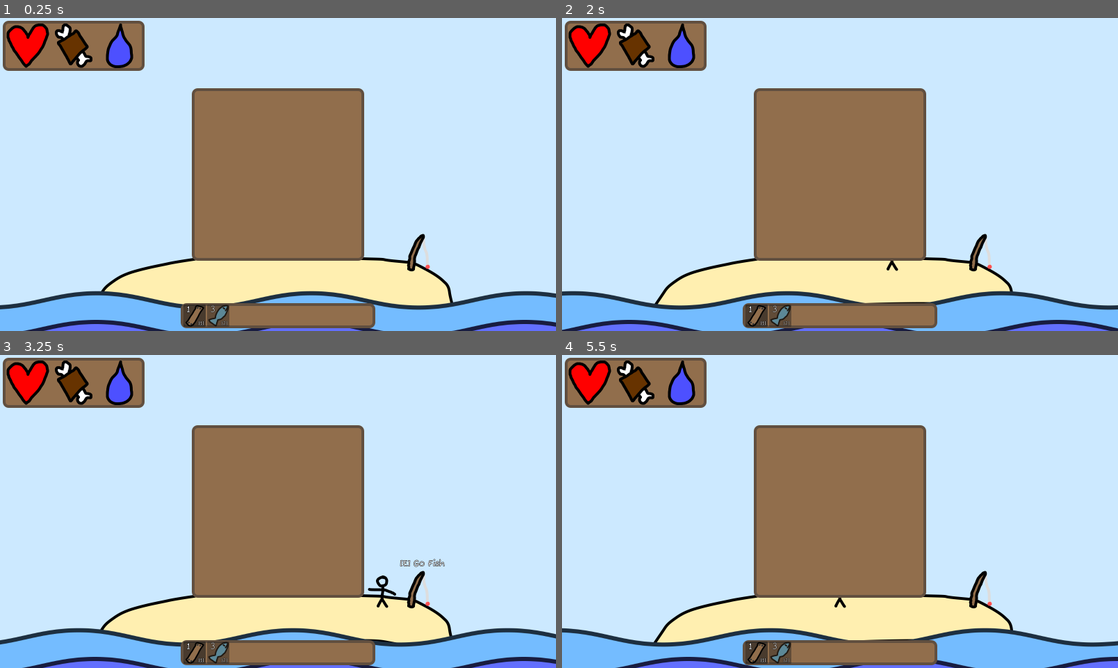
Above: before the commit, frames 1-4 (two rows, left to right).
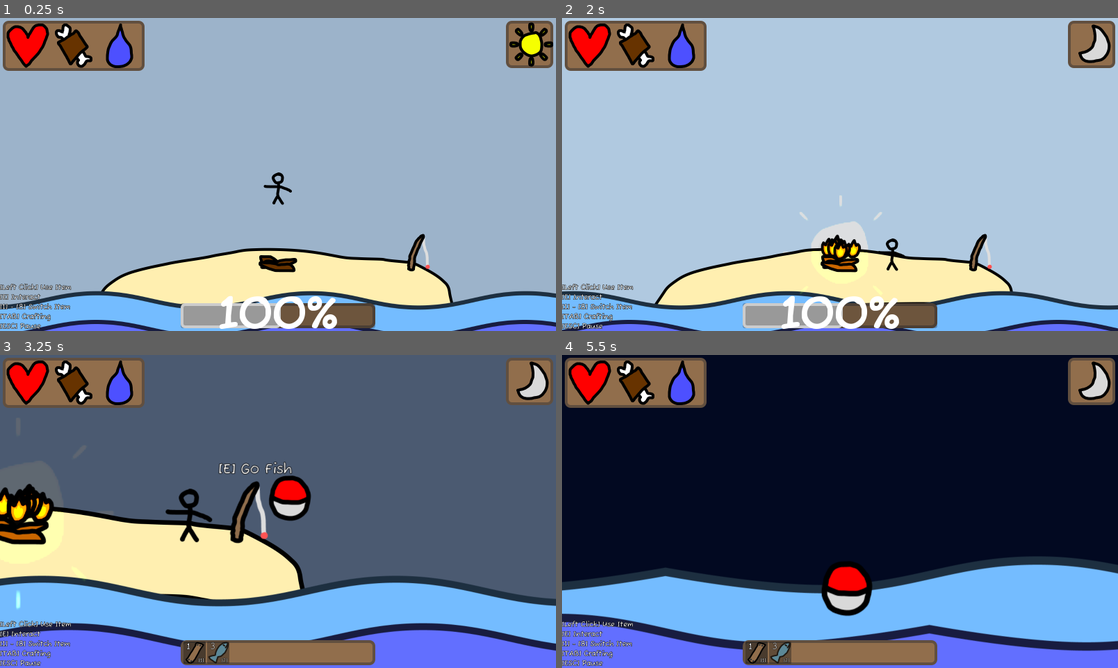
Above: after the commit, the same moments.

Repository: ToasterPanic/stranded
Game: Godot game, scene res://scenes/game.tscn
The game is run twice, just before and just after one commit, with the same random seed, the same clock (stepped at 60 frames per second) and the same inputs.
Inputs (mouse positions are in pixels of both pictures, inside the frame that each line leads up to):
- Up to frame 1 (0.25 s): no input
- Up to frame 2 (2 s): tap Enter at 0.5 s; move the mouse to (962, 158) at 0.52 s; hold D (move_right) 0.53-1.28 s; tap E (interact) at 0.6, 1.35 s; move the mouse to (728, 190) at 1.27 s; hold S (move_down, bound only after the commit) from 1.28 s (still down)
- Up to frame 3 (3.25 s): move the mouse to (333, 442) at 2.02 s; release S (move_down, bound only after the commit) at 2.03 s; hold D (move_right) 2.03-2.78 s; tap Alt at 2.1 s; tap E (interact) at 2.3, 3.05 s; move the mouse to (250, 574) at 2.77 s; hold W (move_up, bound only after the commit) from 2.78 s (still down); tap Shift at 2.85 s
- Up to frame 4 (5.5 s): move the mouse to (1006, 558) at 3.52 s; release W (move_up, bound only after the commit) at 3.53 s; hold A (move_left) 3.53-5.03 s; tap E (interact) at 3.6, 4.35, 5.3 s; move the mouse to (673, 464) at 4.27 s; move the mouse to (867, 511) at 5.02 s; hold S (move_down, bound only after the commit) from 5.03 s (still down); tap Alt at 5.1 s

The runs differ from the first frame. In frame 1, 81% of the frame differs, in the area x 0-100%, y 0-100%; in frame 2, 82%; in frame 3, 92%; in frame 4, 92%.

Commit message:
Fishing, daylight cycle, yadda yadda

Diff:
--- a/project.godot
+++ b/project.godot
@@ -37,26 +37,31 @@
 move_left={
 "deadzone": 0.2,
 "events": [Object(InputEventKey,"resource_local_to_scene":false,"resource_name":"","device":-1,"window_id":0,"alt_press …(191 unchanged characters)…
+, Object(InputEventJoypadButton,"resource_local_to_scene":false,"resource_name":"","device":-1,"button_index":7,"pressure":0.0,"pressed":false,"script":null)
 ]
 }
 move_right={
 "deadzone": 0.2,
 "events": [Object(InputEventKey,"resource_local_to_scene":false,"resource_name":"","device":-1,"window_id":0,"alt_press …(192 unchanged characters)…
+, Object(InputEventJoypadMotion,"resource_local_to_scene":false,"resource_name":"","device":-1,"axis":0,"axis_value":1.0,"script":null)
 ]
 }
 inventory={
 "deadzone": 0.2,
 "events": [Object(InputEventKey,"resource_local_to_scene":false,"resource_name":"","device":-1,"window_id":0,"alt_press …(195 unchanged characters)…
+, Object(InputEventJoypadButton,"resource_local_to_scene":false,"resource_name":"","device":-1,"button_index":4,"pressure":0.0,"pressed":false,"script":null)
 ]
 }
 pause={
 "deadzone": 0.2,
 "events": [Object(InputEventKey,"resource_local_to_scene":false,"resource_name":"","device":-1,"window_id":0,"alt_press …(195 unchanged characters)…
+, Object(InputEventJoypadButton,"resource_local_to_scene":false,"resource_name":"","device":-1,"button_index":6,"pressure":0.0,"pressed":false,"script":null)
 ]
 }
 interact={
 "deadzone": 0.2,
 "events": [Object(InputEventKey,"resource_local_to_scene":false,"resource_name":"","device":-1,"window_id":0,"alt_press …(192 unchanged characters)…
+, Object(InputEventJoypadButton,"resource_local_to_scene":false,"resource_name":"","device":-1,"button_index":2,"pressure":0.0,"pressed":false,"script":null)
 ]
 }
 hotbar_item_0={
@@ -99,6 +104,22 @@
 "events": [Object(InputEventKey,"resource_local_to_scene":false,"resource_name":"","device":-1,"window_id":0,"alt_press …(191 unchanged characters)…
 ]
 }
+use_current_item={
+"deadzone": 0.2,
+"events": [Object(InputEventMouseButton,"resource_local_to_scene":false,"resource_name":"","device":-1,"window_id":0,"alt_pressed":false,"shift_pressed":false,"ctrl_pressed":false,"meta_pressed":false,"button_mask":1,"position":Vector2(588, 28),"global_position":Vector2(597, 76),"factor":1.0,"button_index":1,"canceled":false,"pressed":true,"double_click":false,"script":null)
+, Object(InputEventJoypadButton,"resource_local_to_scene":false,"resource_name":"","device":-1,"button_index":0,"pressure":0.0,"pressed":false,"script":null)
+]
+}
+move_down={
+"deadzone": 0.2,
+"events": [Object(InputEventKey,"resource_local_to_scene":false,"resource_name":"","device":-1,"window_id":0,"alt_pressed":false,"shift_pressed":false,"ctrl_pressed":false,"meta_pressed":false,"pressed":false,"keycode":0,"physical_keycode":83,"key_label":0,"unicode":115,"location":0,"echo":false,"script":null)
+]
+}
+move_up={
+"deadzone": 0.2,
+"events": [Object(InputEventKey,"resource_local_to_scene":false,"resource_name":"","device":-1,"window_id":0,"alt_pressed":false,"shift_pressed":false,"ctrl_pressed":false,"meta_pressed":false,"pressed":false,"keycode":0,"physical_keycode":87,"key_label":0,"unicode":119,"location":0,"echo":false,"script":null)
+]
+}
 
 [rendering]
 
--- a/scenes/game.tscn
+++ b/scenes/game.tscn
@@ -7,11 +7,20 @@
 [ext_resource type="Script" uid="uid://bc05s084dh0f3" path="res://scripts/player.gd" id="4_iywne"]
 [ext_resource type="Texture2D" uid="uid://b0dv6p8ls1da3" path="res://textures/player.png" id="4_lbhrr"]
 [ext_resource type="Script" uid="uid://dfqskajsq2yjk" path="res://scripts/fishing_rod.gd" id="6_dinhu"]
+[ext_resource type="Texture2D" uid="uid://b3b4lan8eifsb" path="res://textures/campfire.png" id="7_ca42v"]
+[ext_resource type="Texture2D" uid="uid://dtydkbvgcu421" path="res://textures/bobber.png" id="7_ssvqc"]
 [ext_resource type="Texture2D" uid="uid://b8nyr6ig4wtqy" path="res://textures/fishing_rod.png" id="7_u5sy4"]
 [ext_resource type="Theme" uid="uid://de2pa48kj2e18" path="res://scenes/ui_theme.tres" id="8_gee14"]
+[ext_resource type="Texture2D" uid="uid://ctkkh5hp8fggf" path="res://textures/fire.png" id="8_rysoc"]
+[ext_resource type="Script" uid="uid://deuwy600lrhb8" path="res://scripts/campfire.gd" id="8_ssvqc"]
 [ext_resource type="Texture2D" uid="uid://dajjxy522i7eo" path="res://textures/health.png" id="9_kvpfn"]
 [ext_resource type="Texture2D" uid="uid://dam2angeehhcj" path="res://textures/hunger.png" id="10_dinhu"]
 [ext_resource type="Texture2D" uid="uid://cc6cke5o8cls7" path="res://textures/thirst.png" id="11_kvuet"]
+[ext_resource type="Texture2D" uid="uid://bgbtipb5bxaxs" path="res://textures/sun.png" id="13_trtic"]
+[ext_resource type="Texture2D" uid="uid://ya4fjhnknclv" path="res://textures/moon.png" id="14_ir15t"]
+
+[sub_resource type="RectangleShape2D" id="RectangleShape2D_ssvqc"]
+size = Vector2(99999, 64)
 
 [sub_resource type="CircleShape2D" id="CircleShape2D_kvuet"]
 radius = 72.0
@@ -21,8 +30,35 @@
 outline_size = 4
 outline_color = Color(0, 0, 0, 1)
 
+[sub_resource type="CircleShape2D" id="CircleShape2D_264po"]
+radius = 40.0
+
+[sub_resource type="Curve" id="Curve_ssvqc"]
+_data = [Vector2(0, 0), 0.0, 0.0, 0, 0, Vector2(0.106060594, 1), 0.0, 0.0, 0, 0, Vector2(0.9015152, 1), 0.0, 0.0, 0, 0, Vector2(1, 0), 0.0, 0.0, 0, 0]
+point_count = 4
+
+[sub_resource type="CurveTexture" id="CurveTexture_264po"]
+curve = SubResource("Curve_ssvqc")
+
+[sub_resource type="ParticleProcessMaterial" id="ParticleProcessMaterial_1kice"]
+particle_flag_disable_z = true
+direction = Vector3(0, -1, 0)
+initial_velocity_min = 75.0
+initial_velocity_max = 75.0
+gravity = Vector3(0, 98, 0)
+alpha_curve = SubResource("CurveTexture_264po")
+
 [sub_resource type="CircleShape2D" id="CircleShape2D_iywne"]
 radius = 64.0
+
+[sub_resource type="LabelSettings" id="LabelSettings_ssvqc"]
+font_size = 128
+outline_size = 12
+
+[sub_resource type="LabelSettings" id="LabelSettings_dinhu"]
+font_size = 20
+outline_size = 4
+outline_color = Color(0, 0, 0, 1)
 
 [node name="Game" type="Node2D"]
 script = ExtResource("1_p57ef")
@@ -43,7 +79,6 @@
 color = Color(0.8004687, 0.91291225, 1, 1)
 
 [node name="NightSky" type="ColorRect" parent="."]
-visible = false
 custom_minimum_size = Vector2(9999999, 9999999)
 anchors_preset = 8
 anchor_left = 0.5
@@ -68,17 +103,36 @@
 scale = Vector2(0.75, 0.75)
 texture = ExtResource("2_lbhrr")
 
+[node name="Water3" type="Sprite2D" parent="Water"]
+position = Vector2(3072, 0)
+texture = ExtResource("2_lbhrr")
+
 [node name="Water2" type="Sprite2D" parent="."]
 position = Vector2(0, -80)
 scale = Vector2(0.75, 0.75)
 texture = ExtResource("3_iywne")
 
-[node name="Camera2D" type="Camera2D" parent="."]
+[node name="Water4" type="Sprite2D" parent="Water2"]
+position = Vector2(3072, 0)
+texture = ExtResource("3_iywne")
+
+[node name="Camera" type="Camera2D" parent="."]
+limit_left = -800
+limit_right = 2000
+limit_bottom = 496
+position_smoothing_enabled = true
+position_smoothing_speed = 25.0
 
 [node name="StaticBody2D" type="StaticBody2D" parent="."]
 
 [node name="CollisionPolygon2D" type="CollisionPolygon2D" parent="StaticBody2D"]
 polygon = PackedVector2Array(-976, 555, -413, 294, 420, 294, 1031, 553)
+
+[node name="StaticBody2D2" type="StaticBody2D" parent="."]
+position = Vector2(-19, 454)
+
+[node name="CollisionShape2D" type="CollisionShape2D" parent="StaticBody2D2"]
+shape = SubResource("RectangleShape2D_ssvqc")
 
 [node name="FishingRod" type="Sprite2D" parent="."]
 position = Vector2(405, 226)
@@ -99,6 +153,43 @@
 text = "[E] Go Fish"
 label_settings = SubResource("LabelSettings_u5sy4")
 
+[node name="Bobber" type="RigidBody2D" parent="FishingRod"]
+
+[node name="Sprite" type="Sprite2D" parent="FishingRod/Bobber"]
+texture = ExtResource("7_ssvqc")
+
+[node name="CollisionShape2D" type="CollisionShape2D" parent="FishingRod/Bobber"]
+shape = SubResource("CircleShape2D_264po")
+
+[node name="Campfire" type="Sprite2D" parent="."]
+position = Vector2(-1, 226)
+texture = ExtResource("7_ca42v")
+script = ExtResource("8_ssvqc")
+
+[node name="Area" type="Area2D" parent="Campfire"]
+
+[node name="CollisionShape2D" type="CollisionShape2D" parent="Campfire/Area"]
+shape = SubResource("CircleShape2D_kvuet")
+
+[node name="Label" type="Label" parent="Campfire"]
+offset_left = -72.0
+offset_top = -89.0
+offset_right = 73.0
+offset_bottom = -55.0
+size_flags_horizontal = 4
+text = "[E] Skip Day"
+label_settings = SubResource("LabelSettings_u5sy4")
+
+[node name="Fire" type="GPUParticles2D" parent="Campfire"]
+emitting = false
+texture = ExtResource("8_rysoc")
+process_material = SubResource("ParticleProcessMaterial_1kice")
+
+[node name="Light" type="PointLight2D" parent="Campfire"]
+visible = false
+texture = ExtResource("13_trtic")
+texture_scale = 3.0
+
 [node name="Player" type="CharacterBody2D" parent="."]
 script = ExtResource("4_iywne")
 
@@ -166,6 +257,51 @@
 texture_progress = ExtResource("11_kvuet")
 tint_under = Color(0, 0, 0, 1)
 
+[node name="Time" type="Panel" parent="CanvasLayer/Control"]
+custom_minimum_size = Vector2(72, 72)
+layout_mode = 1
+anchors_preset = -1
+anchor_left = 1.0
+anchor_right = 1.0
+offset_left = -144.0
+offset_top = 8.0
+offset_right = -8.0
+offset_bottom = 144.0
+grow_horizontal = 0
+theme = ExtResource("8_gee14")
+
+[node name="HFlowContainer" type="HFlowContainer" parent="CanvasLayer/Control/Time"]
+layout_mode = 1
+anchors_preset = -1
+anchor_right = 1.0
+anchor_bottom = 1.0
+offset_left = 8.0
+offset_top = 8.0
+offset_bottom = -8.0
+grow_horizontal = 2
+grow_vertical = 2
+
+[node name="Day" type="TextureProgressBar" parent="CanvasLayer/Control/Time/HFlowContainer"]
+visible = false
+custom_minimum_size = Vector2(80, 80)
+layout_mode = 2
+max_value = 600.0
+value = 100.0
+fill_mode = 4
+texture_under = ExtResource("13_trtic")
+texture_progress = ExtResource("13_trtic")
+tint_under = Color(0, 0, 0, 1)
+
+[node name="Night" type="TextureProgressBar" parent="CanvasLayer/Control/Time/HFlowContainer"]
+custom_minimum_size = Vector2(80, 80)
+layout_mode = 2
+max_value = 600.0
+value = 100.0
+fill_mode = 4
+texture_under = ExtResource("14_ir15t")
+texture_progress = ExtResource("14_ir15t")
+tint_under = Color(0, 0, 0, 1)
+
 [node name="Hotbar" type="Panel" parent="CanvasLayer/Control"]
 custom_minimum_size = Vector2(560, 72)
 layout_mode = 1
@@ -190,7 +326,59 @@
 grow_horizontal = 2
 grow_vertical = 2
 
+[node name="Tension" type="Panel" parent="CanvasLayer/Control"]
+custom_minimum_size = Vector2(560, 72)
+layout_mode = 1
+anchors_preset = -1
+anchor_left = 0.5
+anchor_top = 1.0
+anchor_right = 0.5
+anchor_bottom = 1.0
+offset_bottom = -8.0
+grow_horizontal = 2
+grow_vertical = 0
+theme = ExtResource("8_gee14")
+
+[node name="Container" type="HFlowContainer" parent="CanvasLayer/Control/Tension"]
+layout_mode = 1
+anchors_preset = -1
+anchor_right = 1.0
+anchor_bottom = 1.0
+offset_left = 8.0
+offset_top = 8.0
+offset_bottom = -8.0
+grow_horizontal = 2
+grow_vertical = 2
+
+[node name="ProgressBar" type="ProgressBar" parent="CanvasLayer/Control/Tension"]
+layout_mode = 1
+anchors_preset = 15
+anchor_right = 1.0
+anchor_bottom = 1.0
+grow_horizontal = 2
+grow_vertical = 2
+theme = ExtResource("8_gee14")
+value = 50.0
+show_percentage = false
+
+[node name="Label" type="Label" parent="CanvasLayer/Control/Tension"]
+layout_mode = 1
+anchors_preset = 8
+anchor_left = 0.5
+anchor_top = 0.5
+anchor_right = 0.5
+anchor_bottom = 0.5
+offset_left = -48.5
+offset_top = -10.5
+offset_right = 48.5
+offset_bottom = 10.5
+grow_horizontal = 2
+grow_vertical = 2
+text = "100%"
+label_settings = SubResource("LabelSettings_ssvqc")
+
 [node name="Crafting" type="Panel" parent="CanvasLayer/Control"]
+visible = false
 custom_minimum_size = Vector2(256, 72)
 layout_mode = 1
 anchors_preset = 8
@@ -216,3 +404,42 @@
 offset_bottom = -8.0
 grow_horizontal = 2
 grow_vertical = 2
+
+[node name="HintControls" type="Label" parent="CanvasLayer/Control"]
+layout_mode = 1
+anchors_preset = 2
+anchor_top = 1.0
+anchor_bottom = 1.0
+offset_top = -21.0
+offset_right = 40.0
+grow_vertical = 0
+text = "[Left Click] Use Item
+[E] Interact
+[1] - [8] Switch Item
+[TAB] Crafting
+[ESC] Pause"
+label_settings = SubResource("LabelSettings_dinhu")
+
+[node name="HoverText" type="PanelContainer" parent="CanvasLayer/Control"]
+custom_minimum_size = Vector2(172, 0)
+layout_mode = 1
+anchors_preset = 8
+anchor_left = 0.5
+anchor_top = 0.5
+anchor_right = 0.5
+anchor_bottom = 0.5
+offset_left = -86.0
+offset_top = -34.0
+offset_right = 86.0
+offset_bottom = 34.0
+grow_horizontal = 2
+grow_vertical = 2
+theme = ExtResource("8_gee14")
+
+[node name="Text" type="RichTextLabel" parent="CanvasLayer/Control/HoverText"]
+layout_mode = 2
+bbcode_enabled = true
+text = "[font size=24]Planks[/font]
+test test2"
+fit_content = true
+scroll_active = false
--- a/scenes/ui_theme.tres
+++ b/scenes/ui_theme.tres
@@ -12,5 +12,18 @@
 corner_radius_bottom_right = 16
 corner_radius_bottom_left = 16
 
+[sub_resource type="StyleBoxFlat" id="StyleBoxFlat_hmtwr"]
+border_width_left = 8
+border_width_top = 8
+border_width_right = 8
+border_width_bottom = 8
+corner_radius_top_left = 12
+corner_radius_top_right = 12
+corner_radius_bottom_right = 12
+corner_radius_bottom_left = 12
+
 [resource]
 Panel/styles/panel = SubResource("StyleBoxFlat_l8b7e")
+PanelContainer/styles/panel = SubResource("StyleBoxFlat_l8b7e")
+ProgressBar/styles/background = null
+ProgressBar/styles/fill = SubResource("StyleBoxFlat_hmtwr")
--- /dev/null
+++ b/scripts/campfire.gd
@@ -0,0 +1,12 @@
+extends Sprite2D
+
+var fishing = false
+
+func _process(delta: float) -> void:
+	$Label.visible = false
+	for n in $Area.get_overlapping_bodies():
+		if n.get_name() == "Player":
+			if get_parent().world_state == "day":
+				$Label.visible = true
+				if Input.is_action_just_pressed("interact"):
+					get_parent().world_time = 9999
--- a/scripts/fishing_rod.gd
+++ b/scripts/fishing_rod.gd
@@ -1,16 +1,126 @@
 extends Sprite2D
 
 var fishing = false
+var reeling = false
+var lastChance = 0
+var tension = 50
+var validInputs = [
+	"move_right",
+	"move_left",
+	"move_up",
+	"move_down"
+]
+var currentInput = "move_right"
+
+@onready var world = get_parent()
+@onready var camera = world.get_node("Camera")
+@onready var player = world.get_node("Player")
+@onready var hud = world.get_node("CanvasLayer/Control")
+@onready var bobber = $Bobber
 
 func _process(delta: float) -> void:
+	if fishing:
+		camera.zoom.x += (2 - camera.zoom.x) * 0.1
+		camera.zoom.y = camera.zoom.x
+		camera.position = Vector2i(bobber.position) + (DisplayServer.window_get_size() / 2)
+		camera.position.x -= DisplayServer.window_get_size().x / 4
+		bobber.visible = true
+
+		lastChance += delta
+
+
+
+		if reeling:
+			if lastChance > 1.25:
+				lastChance = 0
+				currentInput = validInputs[randi_range(0, validInputs.size() - 1)]
+
+			var do_it = true
+			for n in validInputs:
+				if currentInput == n:
+					continue
+				if Input.is_action_pressed(n):
+					do_it = false
+
+
+			if Input.is_action_pressed(currentInput) and do_it:
+				bobber.linear_velocity.x = -128
+				tension += 66 * delta
+			else:
+				tension -= 30 * delta
+
+			if tension < 0:
+
+				fishing = false
+				player.busy = false
+				player.can_move = true
+				return
+
+			if tension > 100:
+
+				fishing = false
+				player.busy = false
+				player.can_move = true
+				return
+
+			hud.get_node("Tension/ProgressBar").value = tension
+			hud.get_node("Tension/Label").text = currentInput
+		else:
+			if lastChance > 4:
+				lastChance = 0
+				if randi_range(0, 0) == 0:
+					print("TEST")
+					reeling = true
+					tension = 50
+
+					hud.get_node("Tension").visible = true
+	else:
+		camera.zoom.x += (1 - camera.zoom.x) * 0.1
+		camera.zoom.y = camera.zoom.x
+		camera.position = Vector2(0, 0)
+		bobber.visible = false
+
+	bobber.rotation = 0
+	bobber.get_node("Sprite").position.y = sin(world.time * 2) * 5
+
 	$Label.visible = false
 	for n in $Area.get_overlapping_bodies():
-		if n.get_name() == "Player":
+		if n.get_name() == "Bobber":
+			if reeling:
+				reeling = false
+
+				var chance = randi_range(0, 2)
+				var loot_table = null
+
+				if chance == 0:
+					loot_table = Global.loot_tables["fish_fishing"]
+				else:
+					loot_table = Global.loot_tables["gear_fishing"]
+
+				var item = loot_table[randi_range(0, loot_table.size() - 1)]
+
+				if not item.has("amount"):
+					item.amount = 1
+
+				player.add_item(item.id, item.amount)
+
+				fishing = false
+				player.busy = false
+				player.can_move = true
+		elif n.get_name() == "Player":
 			$Label.visible = true
 			if Input.is_action_just_pressed("interact"):
 				if fishing:
 					break
 
+				hud.get_node("Tension").visible = false
+
 				fishing = true
+				lastChance = -2
 
-				print("ASS")
+				n.busy = true
+				n.can_move = false
+
+				bobber.position = Vector2(0, 0)
+				bobber.linear_velocity = Vector2(0, 0)
+				bobber.apply_impulse(Vector2(480, -480))
--- a/scripts/game.gd
+++ b/scripts/game.gd
@@ -2,7 +2,11 @@
 
 var time = 0
 
+var world_time = 0
+var world_state = "day"
+
 var item_button_scene = preload("res://scenes/item_button.tscn")
+var hovered_item = -1
 
 @onready var player = $Player
 @onready var hud = $CanvasLayer/Control
@@ -10,15 +14,47 @@
 
 func _process(delta: float) -> void:
 	time += delta
+	world_time += delta
+
+	if world_state == "night":
+		world_time += delta
+
+	if world_time > 450:
+		world_time = 0
+
+		if world_state == "day":
+			world_state = "night"
+			$Campfire/Light.visible = true
+			$Campfire/Fire.emitting = true
+		else:
+			world_state = "day"
+			$Campfire/Light.visible = false
+			$Campfire/Fire.emitting = false
+
+	if world_state == "day":
+		$NightSky.modulate.a /= 1.1
+		hud.get_node("Time/HFlowContainer/Day").visible = true
+		hud.get_node("Time/HFlowContainer/Day").value = 600 - world_time
+		hud.get_node("Time/HFlowContainer/Night").visible = false
+	elif world_state == "night":
+		if $NightSky.modulate.a < 0.01:
+			$NightSky.modulate.a = 0.01
+		$NightSky.modulate.a /= 0.98
+		hud.get_node("Time/HFlowContainer/Night").visible = true
+		hud.get_node("Time/HFlowContainer/Night").value = 600 - world_time
+		hud.get_node("Time/HFlowContainer/Day").visible = false
+
 	$Water.position.x = sin(time * 2) * 200
 	$Water2.position.x = sin((time + 7) * 2.1) * 200
+
+	hud.get_node("HoverText").visible = hovered_item != -1
 
 	var i = 0
 	for n in player.inventory:
 		var item_button = hotbar.get_node("Container").get_node("ItemButton" + str(i))
 
 		if item_button and (item_button.get_meta("id") != n.id):
-			item_button.queue_free()
+			item_button.free()
 			item_button = null
 
 		if not item_button:
@@ -27,13 +63,13 @@
 
 			item_button.name = "ItemButton" + str(i)
 			item_button.connect("pressed", _select_item_from_button.bind(item_button))
+			item_button.connect("mouse_entered", _item_button_mouse_entered.bind(item_button))
+			item_button.connect("mouse_exited", _item_button_mouse_exited.bind(item_button))
 			item_button.set_meta("number", i)
 			item_button.set_meta("id", n.id)
 
 			item_button.get_node("Texture").texture = load("res://textures/items/" + n.id + ".png")
 			item_button.get_node("Keybind").text = "[" + str(i + 1) + "] "
-
-
 
 		if i == player.selected_item:
 			item_button.modulate = Color(1, 1, 1, 1)
@@ -42,9 +78,23 @@
 
 		item_button.get_node("Amount").text = " " + str(n.amount)
 
+		if hovered_item == i:
+			hud.get_node("HoverText").position = item_button.get_global_mouse_position()
+			hud.get_node("HoverText").position.y -= hud.get_node("HoverText").size.y
+			hud.get_node("HoverText/Text").text = """[font size=24]%s[/font]
+%s""" % [Global.items[n.id].name, Global.items[n.id].description]
+			hud.get_node("HoverText").size.y = 0
+
 		i += 1
+
 
 func _select_item_from_button(item_button: Node):
 	if player.busy:
 		return
 	player.selected_item = item_button.get_meta("number")
+
+func _item_button_mouse_entered(item_button: Node):
+	hovered_item = item_button.get_meta("number")
+
+func _item_button_mouse_exited(item_button: Node):
+	hovered_item = -1
--- a/scripts/global.gd
+++ b/scripts/global.gd
@@ -12,5 +12,56 @@
 	"worm_bait": {
 		"name": "Worm Bait",
 		"description": "Attracts fishies.",
+	},
+	"wood_bait": {
+		"name": "Wood Bait",
+		"description": "Attracts gear. Somehow. Don't question it.",
 	}
 }
+
+var loot_tables = {
+	"fish_fishing": [
+		{
+			"id": "fish",
+			"amount": 2,
+			"chance": 2
+		},
+		{
+			"id": "fish",
+			"chance": 4
+		},
+		{
+			"id": "fish_bait",
+			"chance": 1
+		},
+		{
+			"id": "fish",
+			"amount": 0,
+			"chance": 2
+		},
+	],
+	"gear_fishing": [
+		{
+			"id": "medkit",
+			"amount": 1,
+			"chance": 2
+		},
+		{
+			"id": "planks",
+			"chance": 10
+		}
+	]
+}
+
+func _ready() -> void:
+	for n in loot_tables.values():
+		for o in n:
+			if o.has("done_processed"):
+				break
+
+			o.done_processed = true
+			if o.chance > 1:
+				var i = 0
+				while i < o.chance:
+					n.push_back(o)
+					i += 1
--- a/scripts/player.gd
+++ b/scripts/player.gd
@@ -13,6 +13,12 @@
 
 var selected_item = 0
 var busy = false
+var can_move = true
+
+var health = 100
+var hunger = 100
+var thirst = 100
+
 
 func add_item(id: String, amount: int) -> bool:
 	for n in inventory:
@@ -29,7 +35,7 @@
 	if item.amount < 1:
 		item.amount = 1
 
-	inventory.push_front(item)
+	inventory.push_back(item)
 
 	return true
 
@@ -49,4 +55,4 @@
 
 		i += 1
 
-	move_and_slide()
+	if can_move: move_and_slide()
Not shown, removed: global.gd.uid
Binary file removed: images/godotwaka.png
Binary file removed: images/godotwaka2.png
Binary file removed: images/icon.jpg
Not shown: 1 places in scenes/game.tscn that only renumber resources
Not shown: 1 places in scenes/ui_theme.tres that only renumber resources
Not shown, added: scripts/campfire.gd.uid
Binary file added: textures/bobber.png
Not shown, changed: textures/bobber.png.import
Binary file added: textures/campfire.png
Not shown, added: textures/campfire.png.import
Binary file added: textures/fire.png
(and 7 more such lines)
